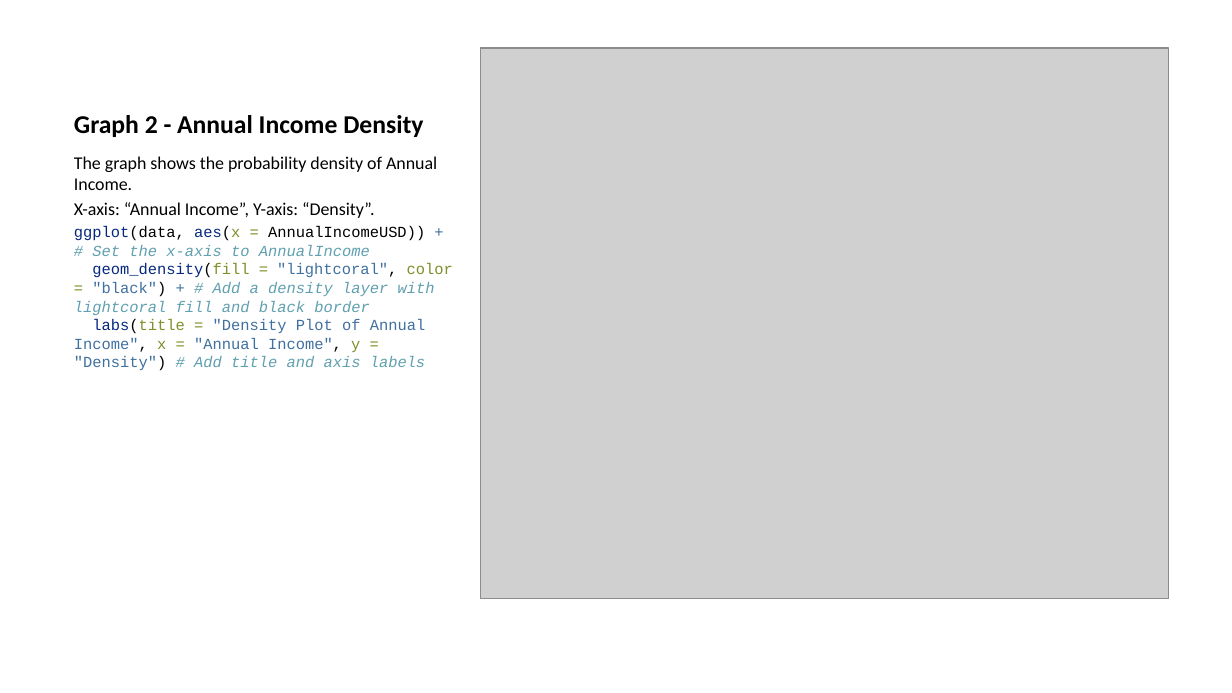
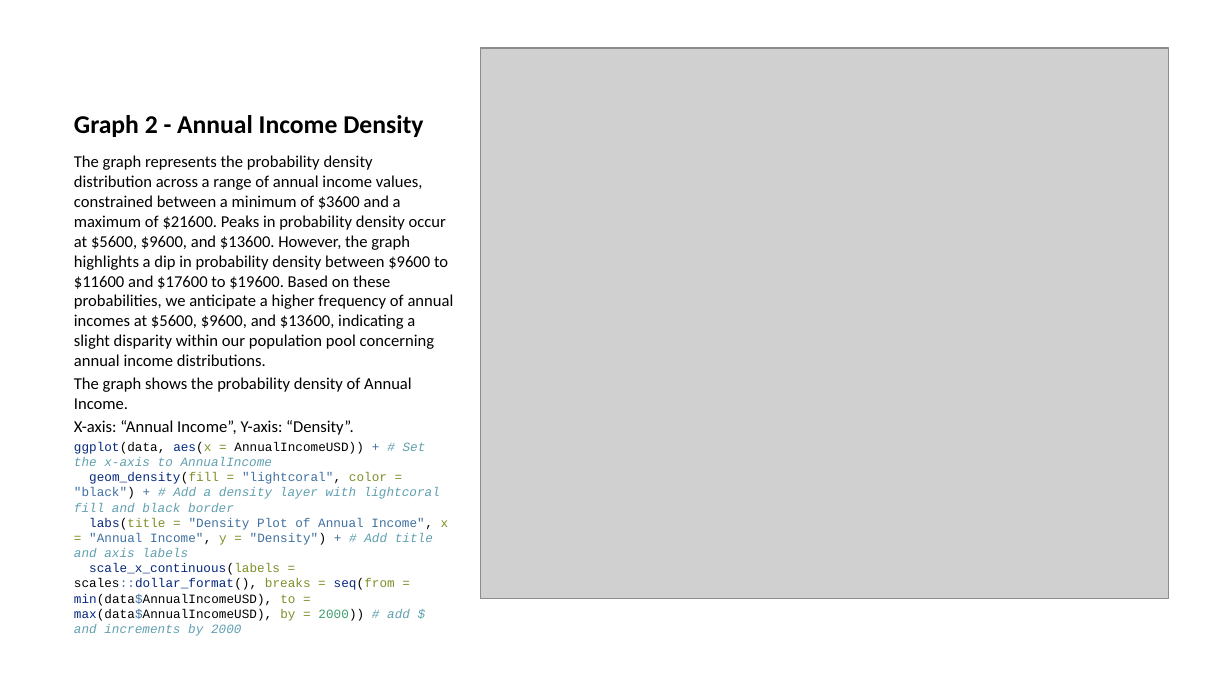
Before and after one commit to KevinDLopez/CECS450-Project1, a slide deck: slide 6 of Project_code.pptx. Drawn at 1232x693 pixels with LibreOffice and Linux fonts; fonts in the diff are those of the drawing; grey boxes stand for pictures. Boxes give left, top, right and bottom in pixels: in the first picture for what was removed or moved away, otherwise in the second. Text is boxed around its words. In the diff, an @@ line names an element or a change of style, - is before the commit and + after.

```diff
--- a/Project_code.pptx
+++ b/Project_code.pptx
@@ text at box(74, 155, 454, 366): paragraph added @@
+The graph represents the probability density distribution across a range of annual income values, constrained between a minimum of $3600 and a maximum of $21600. Peaks in probability density occur at $5600, $9600, and $13600. However, the graph highlights a dip in probability density between $9600 to $11600 and $17600 to $19600. Based on these probabilities, we anticipate a higher frequency of annual incomes at $5600, $9600, and $13600, indicating a slight disparity within our population pool concerning annual income distributions.
@@ text at box(74, 377, 412, 435): size 10.5 to 9.7 pt in "The graph shows the probability density of ...", "X-axis: “Annual Income”, Y-axis: “Density”." @@
@@ text at box(74, 442, 449, 621): text changed; size 9 to 7.4 pt @@
-ggplot(data, aes(x = AnnualIncomeUSD)) + # Set the x-axis to AnnualIncome
-geom_density(fill = "lightcoral", color = "black") + # Add a density layer with lightcoral fill and black border
-labs(title = "Density Plot of Annual Income", x = "Annual Income", y = "Density") # Add title and axis labels
+ggplot(data, aes(x = AnnualIncomeUSD)) + # Set the x-axis to AnnualIncome
+geom_density(fill = "lightcoral", color = "black") + # Add a density layer with lightcoral fill and black border
+labs(title = "Density Plot of Annual Income", x = "Annual Income", y = "Density") + # Add title and axis labels
+scale_x_continuous(labels = scales::dollar_format(), breaks = seq(from = min(data$AnnualIncomeUSD), to = max(data$AnnualIncomeUSD), by = 2000)) # add $ and increments by 2000
```
Also in this commit, not shown: 6 other slides changed, 1 slide removed, 3 other files.
